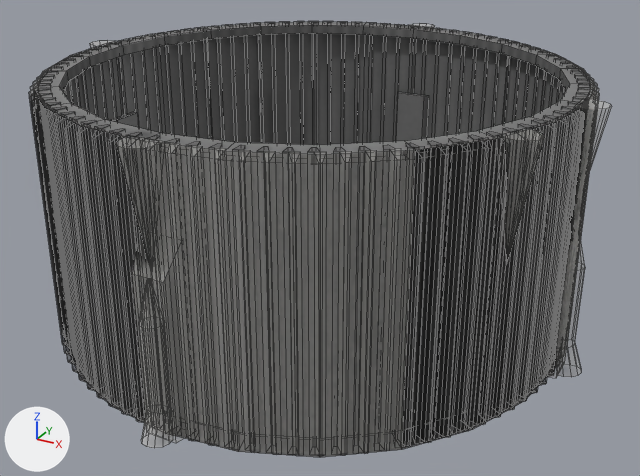
One commit to the FBX model KSPPartsUnity/Assets/PARTS/Saturn-V-interstage/ksprocket.fbx: the scene before it, then after it.
Rendered twice from a 50 mm camera at (8.03, -14.4, 6.29) aimed at (0.25, -0.26, -0.79). The lights are fixed; the arrows at lower left show +X, +Y and +Z. Mesh edges are drawn as thin lines. Vertices at the same position are counted once.

Script lines for the objects in view, before the commit:
```python
mat_interstage = principled_material('interstage')
mat_interstage.texture = img_sv_interstage_png  # with its transparency
me_cube_138 = bpy.data.meshes.new('Cube.138')
me_cube_138.from_pydata(...)  # 1922 vertices, 1329 faces; spans x -5.53..5.53, y -5.53..5.53, z -2.51..2.51
me_cube_138.materials.append(mat_interstage)  # picture img_sv_interstage_png
ob_ullage_002 = bpy.data.objects.new('ullage.002', me_cube_138)
ob_ullage_002.location = (0.0, 0.0, 0.0)
```
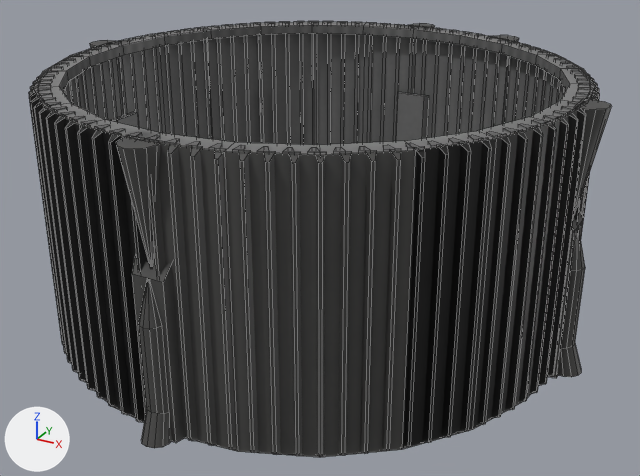
Where the change shows, as pixel boxes [x1, y1, x2, y2] in the pictures (640 x 476 px; the box of a moved part takes in the faces that stretch with it):
'ullage.002', reshaped
    before: [33, 22, 595, 457]
    after: [29, 22, 611, 457]
part 1 of me_cube_138, moved or reshaped (not visible before)
    after: [492, 35, 519, 42]

The edits, one by one:
Material 'interstage' (mat_interstage) changes its picture from img_sv_interstage_png to img_sv_interstage_png.
me_cube_138 has 1922 vertices, 1329 faces and spans x -5.53..5.53, y -5.53..5.53, z -2.51..2.51.
me_cube_138 is used by ob_ullage_002; location (0.0, 0.0, 0.0).
me_cube_138 part 1: the loose piece of 10 vertices spanning x 4.32..4.95, y -2.47..-1.79, z 0.4..2.5 is turned 90 degrees about the z axis through the mesh origin.
